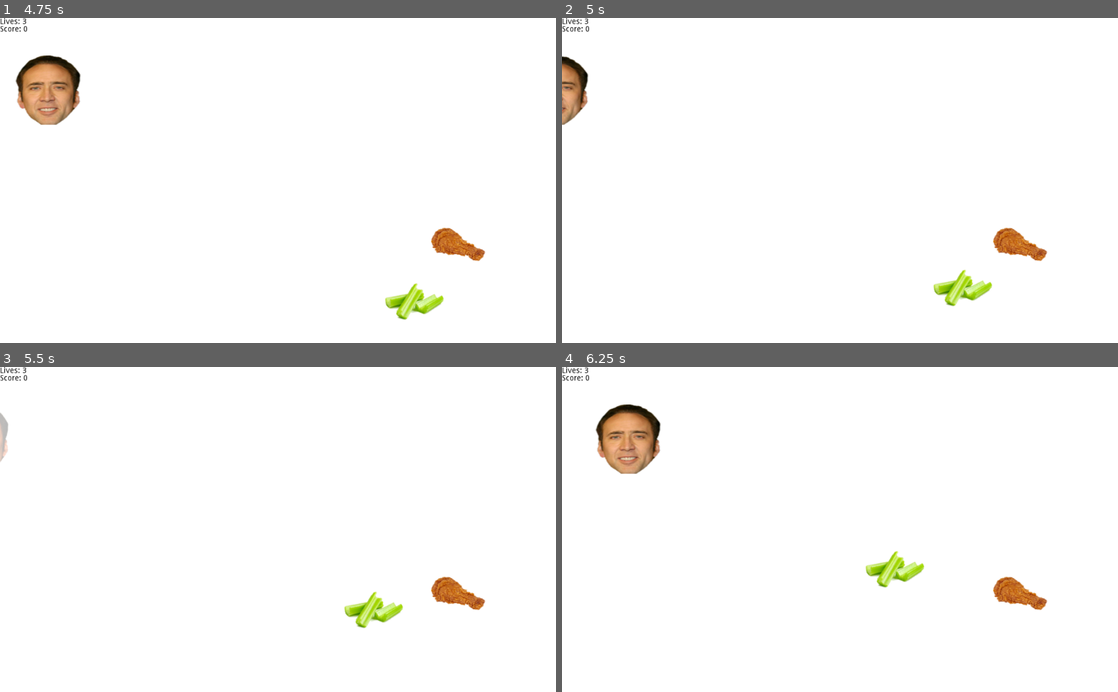
Above: before the commit, frames 1-4 (two rows, left to right).
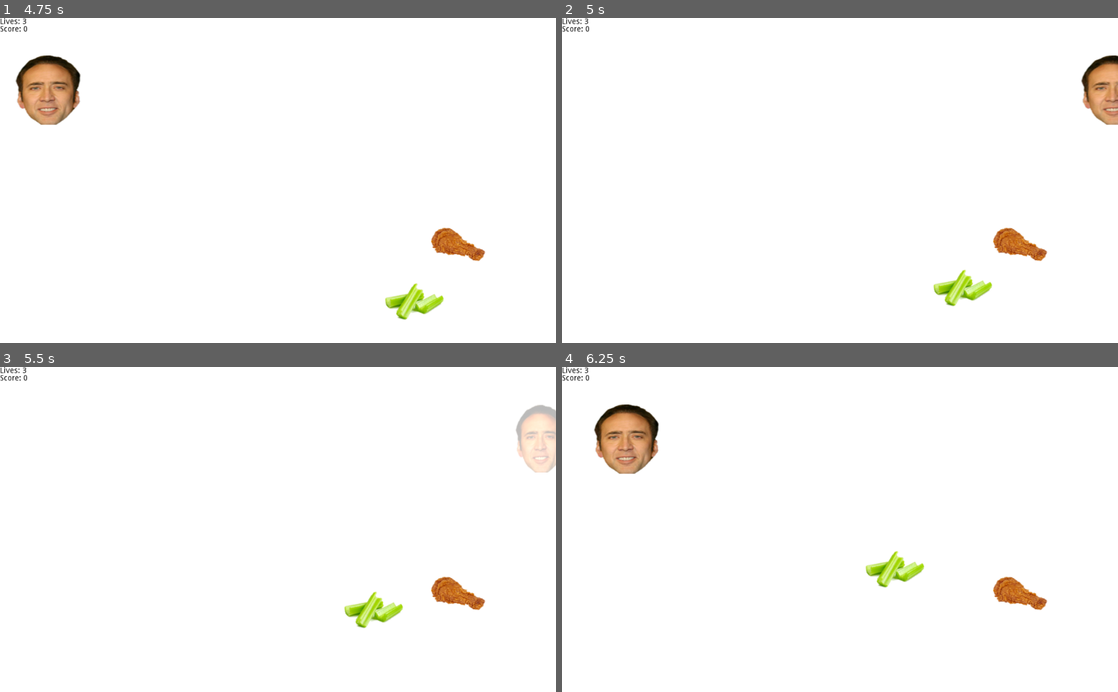
Above: after the commit, the same moments.

Repository: jhonnystene/NicCageEatsStuff
Game: Godot game, scene res://Game.tscn
Same seed, same stepped clock (60 frames per second), same inputs: the game is played once before the commit and once after it.
Inputs:
- Up to frame 1 (4.75 s): hold D (moveRight) 0.53-1.28 s; hold Space (invulerable) 0.53-1.28 s; hold S (moveDown) 1.28-2.03 s; tap Space (invulerable) at 1.35, 2.85, 4.35 s; hold D (moveRight) 2.03-2.78 s; hold Space (invulerable) 2.03-2.78 s; hold W (moveUp) 2.78-3.53 s; hold Space (invulerable) 3.53-4.28 s; hold A (moveLeft) from 3.53 s (still down)
- Up to frame 2 (5 s): keep holding A (moveLeft)
- Up to frame 3 (5.5 s): release A (moveLeft) at 5.03 s; hold S (moveDown) from 5.03 s (still down); hold Space (invulerable) from 5.03 s (still down)
- Up to frame 4 (6.25 s): release S (moveDown) at 5.78 s; release Space (invulerable) at 5.78 s; hold D (moveRight) from 5.78 s (still down); tap Space (invulerable) at 5.85 s

Frame 1 is identical in both runs. In frame 2, 1.9% of the frame differs, in the area x 0-100%, y 11-33%; in frame 3, 1.4%; in frame 4, 0.6%.

Commit message:
Bug Fix

Diff:
--- a/Celery.gd
+++ b/Celery.gd
@@ -12,8 +12,19 @@
 	position.x += hv * delta
 	position.y += vv * delta
 
+func findAngle(object1, object2): # Ported from the original JS
+	var x_len = object2.position.x - object1.position.x
+	var y_len = object2.position.y - object1.position.y
+	var angle = atan(y_len / x_len)
+
+	if(object1.position.x > object2.position.x):
+		angle += PI
+	return angle
+
+
 func _on_Celery_body_entered(body):
 	if("NicCage" in body.name):
-		position.x = rand_range(0, 1025)
-		position.y = rand_range(0, 601)
-		body.lives -= 1
+		if not(body.invulnerable):
+			position.x = rand_range(0, 1025)
+			position.y = rand_range(0, 601)
+			body.lives -= 1
--- a/NicCage.gd
+++ b/NicCage.gd
@@ -5,6 +5,7 @@
 var regularImg = load("res://cage.png")
 var score = 0
 var lives = 3
+var invulnerable = false
 
 func _process(delta):
 	get_parent().get_node("Control/ScoreLabel").text = "Score: " + str(score)
@@ -24,11 +25,21 @@
 		show()
 		if(Input.is_action_pressed("invulerable")):
 			get_node("Sprite").texture = translucentImg
-			set_collision_layer_bit(1, false)
+			invulnerable = true
 		else:
 			get_node("Sprite").texture = regularImg
 			move_and_slide(Vector2(horiz * speed, vert * speed))
-			set_collision_layer_bit(1, true)
+			invulnerable = false
 	else:
 		get_parent().get_node("GameOver").show()
 		hide()
+
+	if(position.x < 0):
+		position.x = 1024
+	elif(position.x > 1024):
+		position.x = 0
+
+	if(position.y < 0):
+		position.y = 600
+	elif(position.y > 600):
+		position.y = 0
